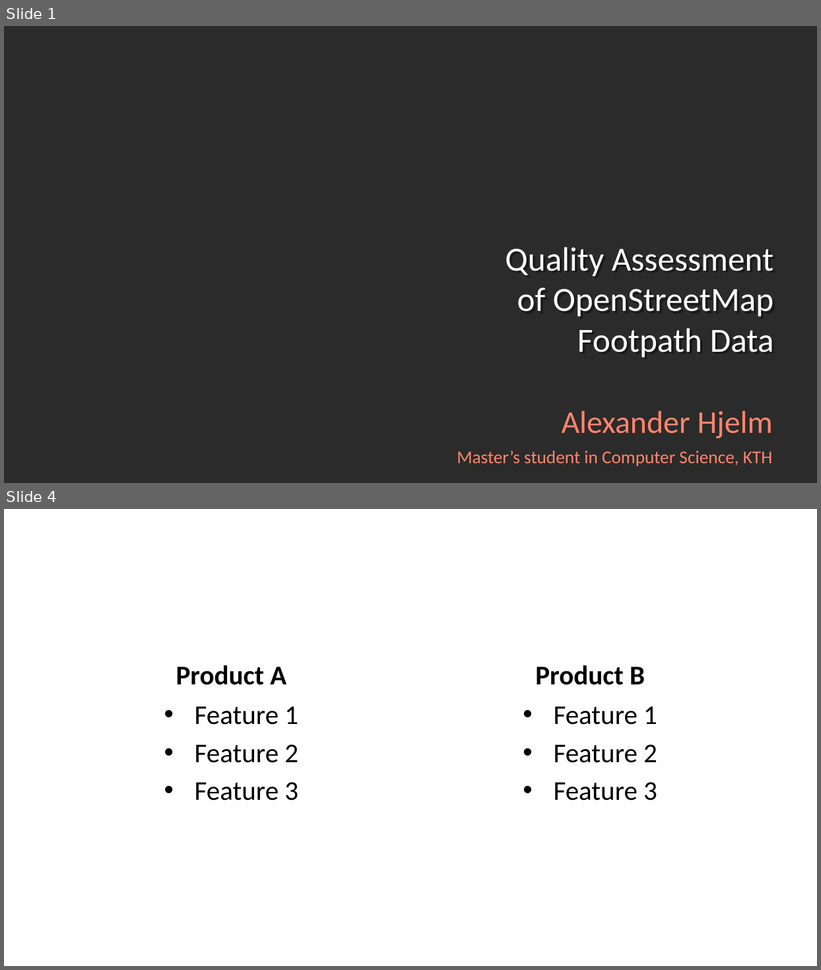
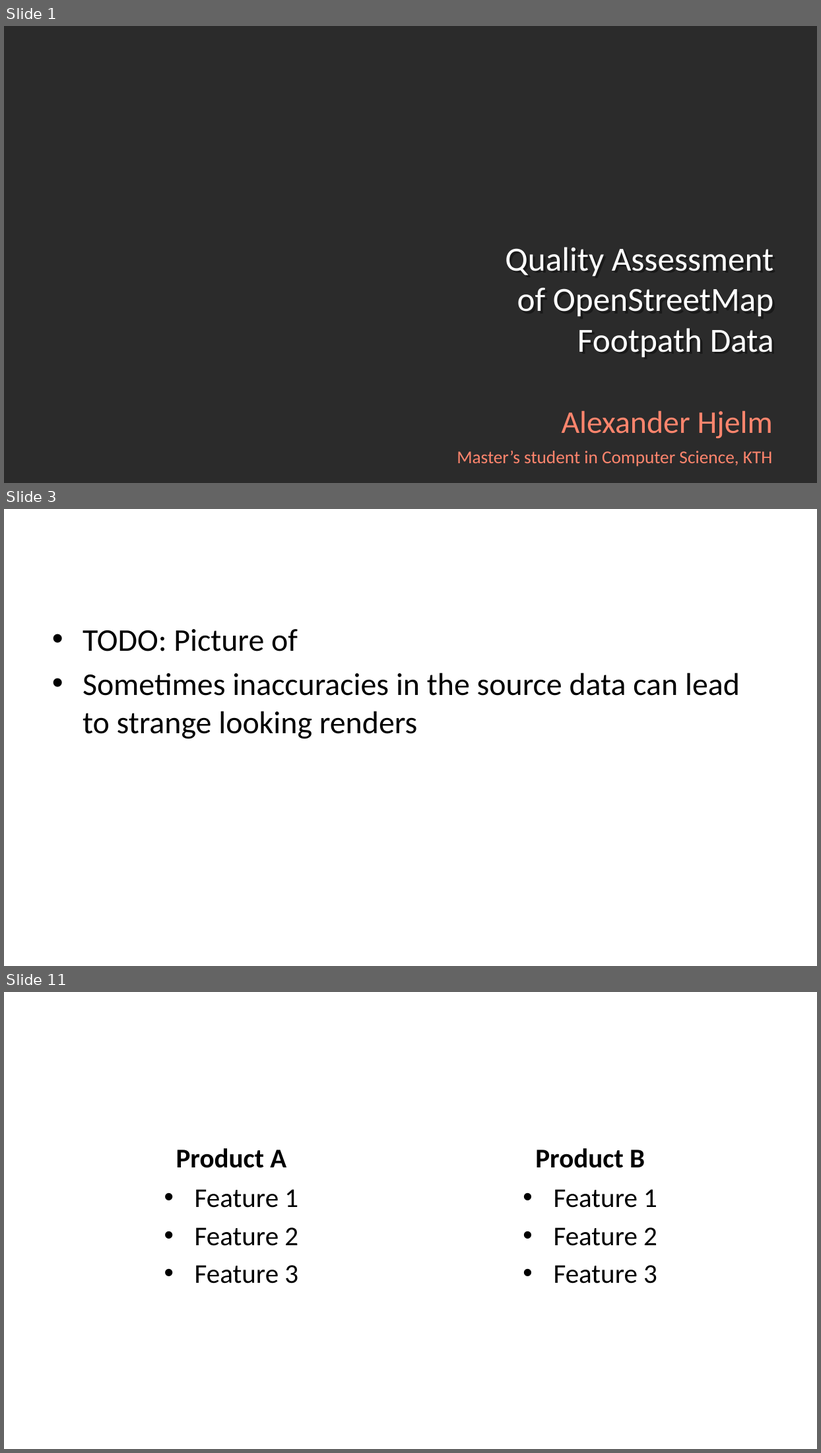
Before and after one commit to Alexander-Hjelm/footpath-planning, a slide deck: presentation/presentation.odp. Shown one above the other, each under a label of ours: slides 1 and 4 before the commit, slides 1, 3 and 11 after it; the slides between them are not shown. The pictures are 821x970 and 821x1453 pixels, drawn with LibreOffice and Linux fonts; fonts in the diff are those of the drawing; background and template pictures are left out; a plain dark background stands for a picture behind light text. Boxes give left, top, right and bottom in pixels: in the first picture for what was removed or moved away, otherwise in the second. Text is boxed around its words. In the diff, an @@ line names an element or a change of style, - is before the commit and + after.

```diff
--- a/presentation/presentation.odp
+++ b/presentation/presentation.odp
@@ slide 3 added at bbox=[4, 509, 817, 966], background picture (left out) @@
@@ title added at bbox=[44, 533, 778, 600], 36 pt, text #FFFFFF @@
+Map inaccuracies
@@ text added at bbox=[83, 629, 740, 739], 28 pt, text #000000 @@
+• TODO: Picture of
+• Sometimes inaccuracies in the source data can lead to strange looking renders
@@ what was slide 4 is now slide 11 @@
```
Also in this commit, not shown: 8 other slides added, 2 slides removed, 2 other files.
